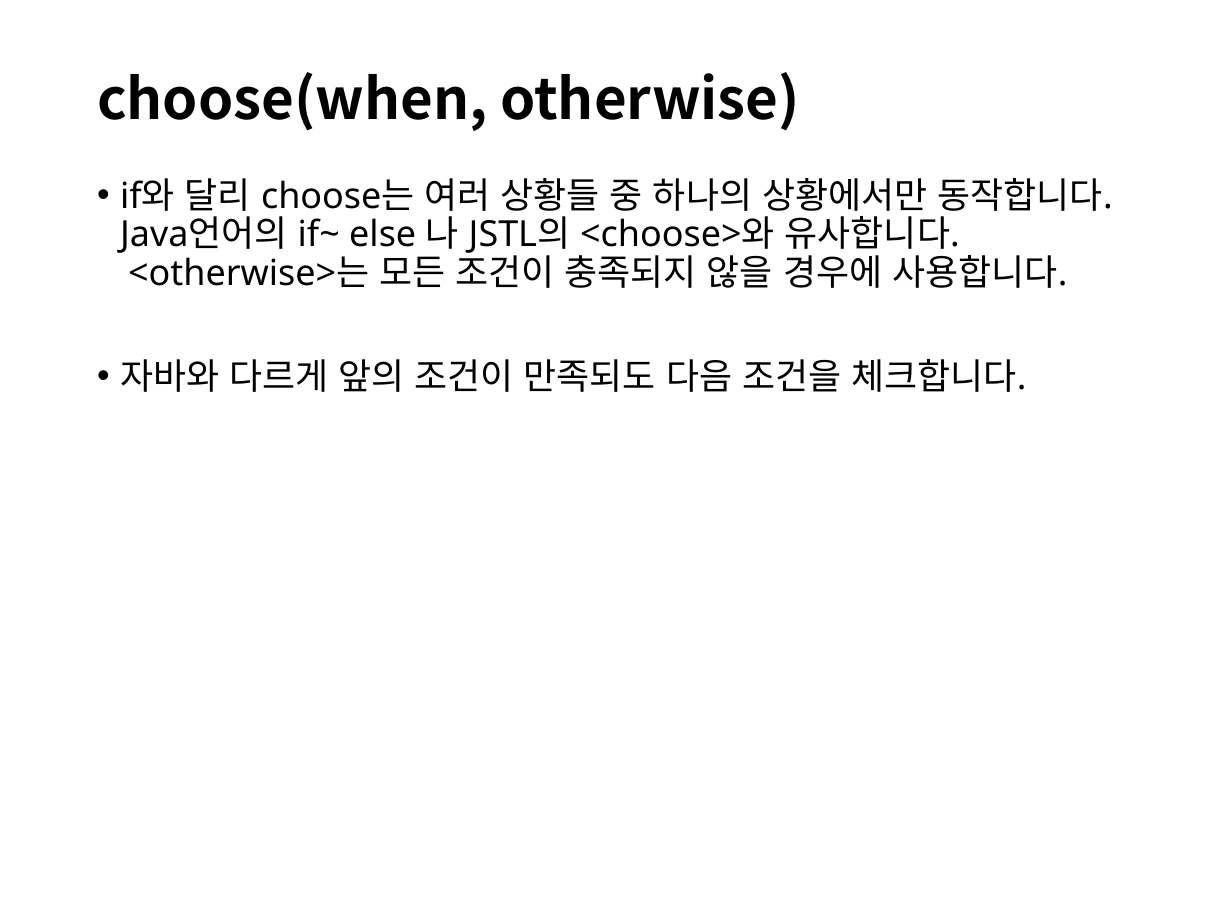
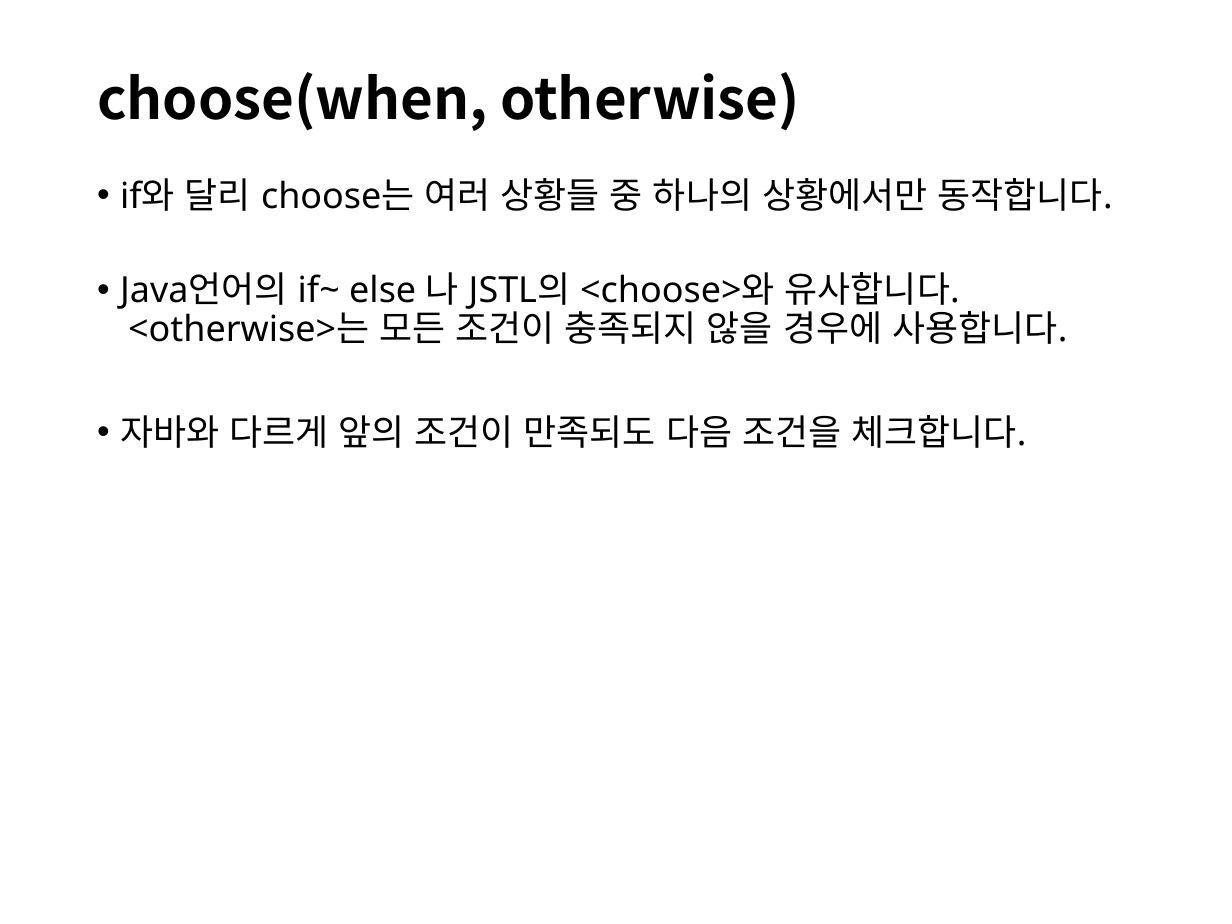
Before and after one commit to itrecipe/Web_Study_ez, a slide deck: slide 121 of spring - 학습자료/PART3.pptx. Drawn at 1232x924 pixels with LibreOffice and Linux fonts; fonts in the diff are those of the drawing. Boxes give left, top, right and bottom in pixels: in the first picture for what was removed or moved away, otherwise in the second. Text is boxed around its words. In the diff, an @@ line names an element or a change of style, - is before the commit and + after.

```diff
--- a/spring - 학습자료/PART3.pptx
+++ b/spring - 학습자료/PART3.pptx
@@ text at (x1=120, y1=178, x2=1113, y2=344): text changed @@
-• if와 달리 choose는 여러 상황들 중 하나의 상황에서만 동작합니다.
-  Java언어의 if~ else 나 JSTL의 <choose>와 유사합니다.
-  <otherwise>는 모든 조건이 충족되지 않을 경우에 사용합니다.
+• if와 달리 choose는 여러 상황들 중 하나의 상황에서만 동작합니다.
+• Java언어의 if~ else 나 JSTL의 <choose>와 유사합니다.
+  <otherwise>는 모든 조건이 충족되지 않을 경우에 사용합니다.
```
Also in this commit, not shown: 7 other slides changed.
